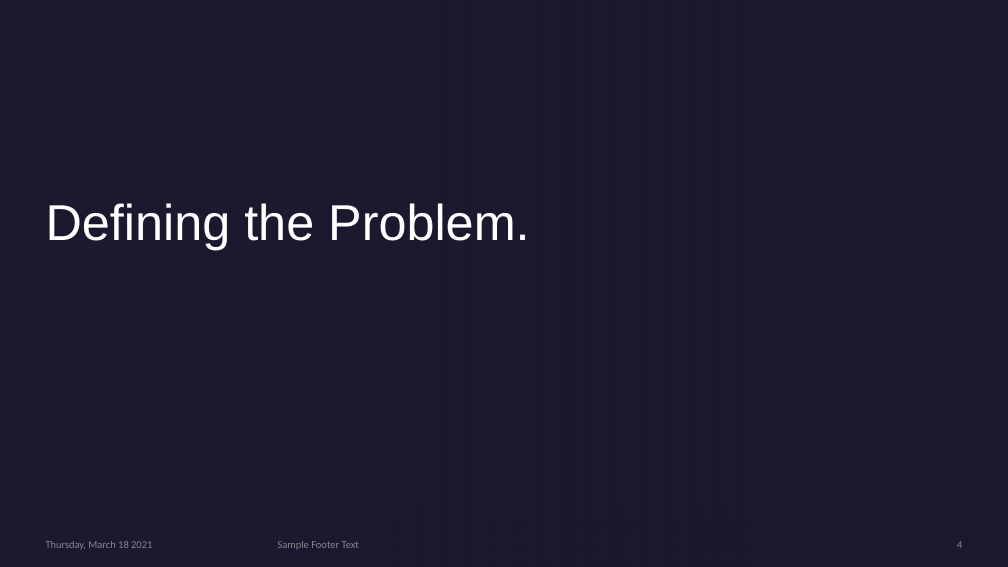
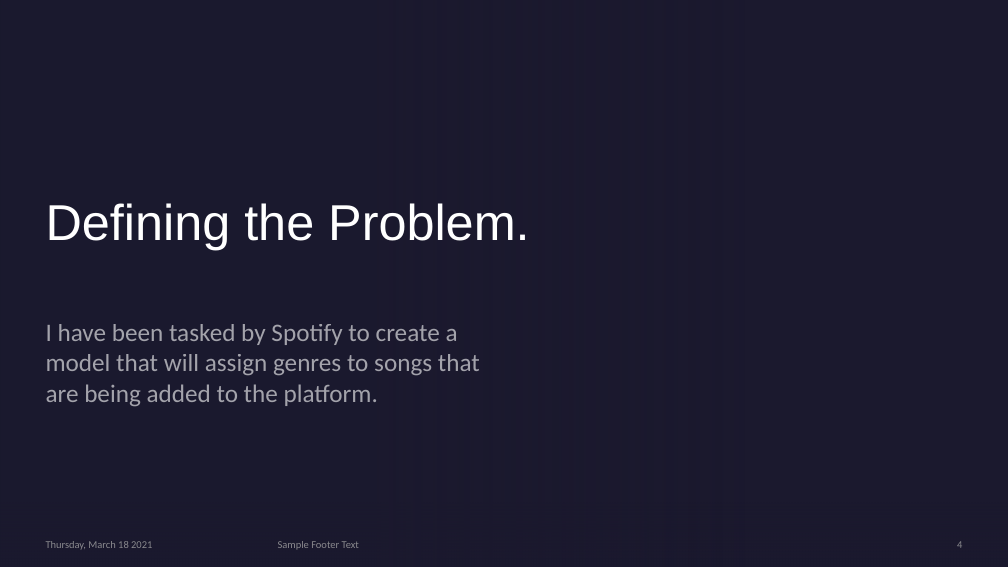
Before and after one commit to mbermont/Spotify_Project, a slide deck: slide 4 of docs/Utilizing Neural Networks To Categorize Songs.pptm. Drawn at 1008x567 pixels with LibreOffice and Linux fonts; fonts in the diff are those of the drawing; background and template pictures are left out. Boxes give left, top, right and bottom in pixels: in the first picture for what was removed or moved away, otherwise in the second. Text is boxed around its words. In the diff, an @@ line names an element or a change of style, - is before the commit and + after.

Commit message:
images, eda, and modeling.

```diff
--- a/docs/Utilizing Neural Networks To Categorize Songs.pptm
+++ b/docs/Utilizing Neural Networks To Categorize Songs.pptm
@@ subtitle added at (46,324,480,407), 24 pt, text #FFFFFF at 60% opacity @@
+I have been tasked by Spotify to create a model that will assign genres to songs that are being added to the platform.
```
Also in this commit, not shown: 3 other slides changed, 1 slide added, 16 other files.
